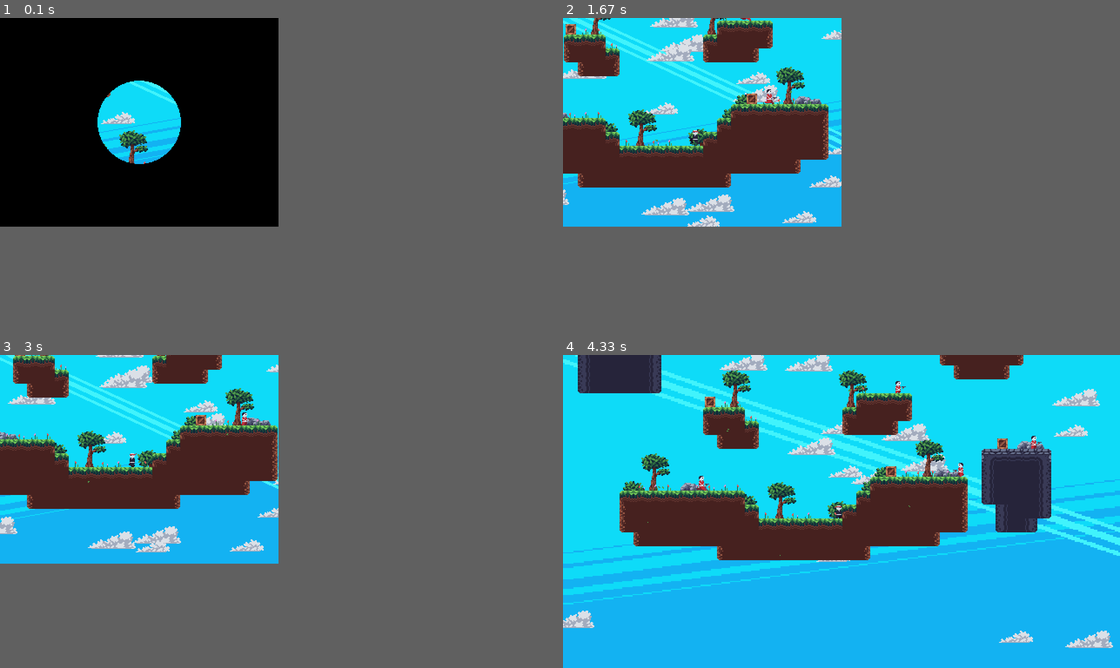
Above: before the commit, frames 1-4 (two rows, left to right).
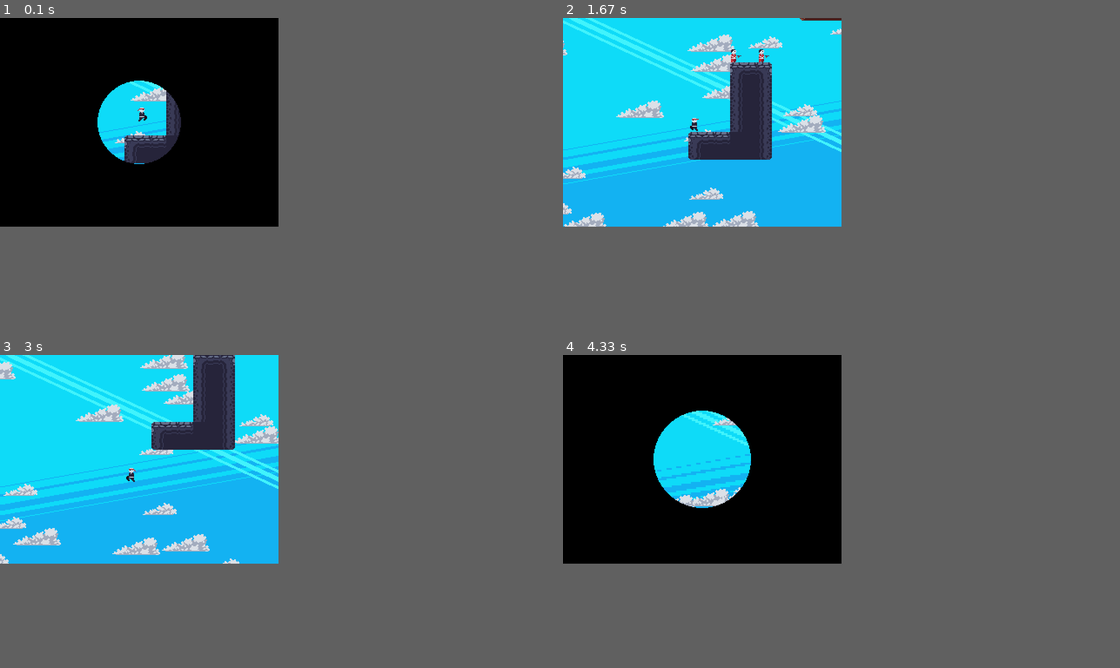
Above: after the commit, the same moments.

Repository: TheExplorer1729/pygame_projects
Game: pygame game, started from ninja_game/game.py
Same seed, same stepped clock (60 frames per second), same inputs: the game is played once before the commit and once after it.
Inputs:
- Up to frame 1 (0.1 s): no input
- Up to frame 2 (1.67 s): tap Space at 0.33 s; tap X at 0.67 s; hold Left 1-1.53 s; hold Left from 1.57 s (still down)
- Up to frame 3 (3 s): release Left at 1.97 s; hold Right 2-2.63 s; hold Left from 2.67 s (still down)
- Up to frame 4 (4.33 s): release Left at 3.13 s; hold Right 3.17-3.63 s; tap F at 3.67, 4 s
In frame 4 the window is 1280x720 before the commit and 640x480 after it. Grey fills any space a smaller window leaves; there, only what the larger window draws over its background counts as a difference.

The runs differ from the first frame. In frame 1, 1.4% of the frame differs, in the area x 18-33%, y 22-47%; in frame 2, 17%; in frame 3, 17%; in frame 4, 63%, in the area x 0-100%, y 0-94%.

Commit message:
added green flag animation for visited checkpoints

Diff:
--- a/ninja_game/game.py
+++ b/ninja_game/game.py
@@ -37,7 +37,8 @@
             'player/jump': Animation(load_imgs('entities/player/jump')),
             'player/slide': Animation(load_imgs('entities/player/slide')),
             'player/wall_slide':Animation(load_imgs('entities/player/wall_slide')),
-            'flag': Animation(load_imgs('tiles/flag'),img_dur = 10,loop=True),
+            'flag': Animation(load_imgs('tiles/flag'),img_dur = 6,loop=True),
+            'green_flag': Animation(load_imgs('tiles/green_flag'), img_dur = 6, loop=True),
             'particle/leaf':Animation(load_imgs('particles/leaf'), img_dur = 20, loop=False),
             'particle/particle':Animation(load_imgs(path='particles/particle'), img_dur=6, loop=False),
             'projectile':load_img('projectile.png'),
@@ -62,7 +63,7 @@
         self.tilemap = Tilemap(self, tile_size = 16)
         self.clouds = Clouds(self.assets['clouds'])
 
-        self.level = 0
+        self.level = 1
         self.load_level(self.level)
         self.screenshake = 0
         self.hit_count = 0
@@ -217,7 +218,7 @@
                         self.movement[1] = True
                     if event.key == pygame.K_SPACE:
                         if self.player.jump():
-                            self.sfx['jump'].play
+                            self.sfx['jump'].play()
                     if event.key == pygame.K_x:
                         self.player.dash()
                     if event.key == pygame.K_f:
@@ -227,8 +228,8 @@
                             self.display = pygame.transform.scale(self.display, (self.monitor_size[0] // 2, self.monitor_size[1] // 2))
                             self.assets['background'] = pygame.transform.scale(self.assets['background'], self.display.get_size())
                         else:
-                            self.screen = pygame.display.set_mode((self.screen.get_width(), self.screen.get_height()), pygame.RESIZABLE)
-                            self.display = pygame.transform.scale(self.display, (self.screen.get_width() // 2, self.screen.get_height() // 2))
+                            self.screen = pygame.display.set_mode((640,480), pygame.RESIZABLE)
+                            self.display = pygame.transform.scale(self.display, (320,240))
                             self.assets['background'] = pygame.transform.scale(self.assets['background'], self.display.get_size())
                 if event.type == pygame.KEYUP:
                     if event.key == pygame.K_LEFT:
--- a/ninja_game/scripts/checkpoint_flag.py
+++ b/ninja_game/scripts/checkpoint_flag.py
@@ -3,9 +3,16 @@
         self.game = game
         self.pos = list(pos)
         self.animation = self.game.assets['flag'].copy()
+        self.is_visited = False
 
     def update(self):
         self.animation.update()
 
+        if self.is_visited:
+            frame_no = self.animation.frame
+            self.animation = self.game.assets['green_flag'].copy()
+            self.animation.frame = frame_no
+            self.is_visited = False
+
     def render(self, surf, offset=(0,0)):
         surf.blit(self.animation.img(), (self.pos[0] - offset[0], self.pos[1] - offset[1]))
--- a/ninja_game/scripts/entities.py
+++ b/ninja_game/scripts/entities.py
@@ -142,10 +142,10 @@
         for idx, checkpoint in enumerate(self.game.checkpoints.copy()):
             # Checkpoints must be placed in the required order in the editor in order for this logic to work as intended.
             # For example, checkpoint near to the starting position must be placed first in the editor.
-            dist = math.sqrt((self.pos[0] - checkpoint.pos[0])**2 + (self.pos[1] - checkpoint.pos[1])**2)
+            dist = abs(self.pos[0] - checkpoint.pos[0]) + abs(self.pos[1] - checkpoint.pos[1])
             if dist < 4 and idx > self.checkpoint_num:
                 self.checkpoint_num = idx
-                print(checkpoint.pos)
+                checkpoint.is_visited = True
 
     def jump(self):
         if self.wall_slide:
Binary file added: ninja_game/data/images/tiles/green_flag/0.png
Binary file added: ninja_game/data/images/tiles/green_flag/1.png
Binary file added: ninja_game/data/images/tiles/green_flag/2.png
Binary file added: ninja_game/data/images/tiles/green_flag/3.png
Binary file added: ninja_game/data/images/tiles/green_flag/4.png
Binary file added: ninja_game/data/images/tiles/green_flag/5.png
